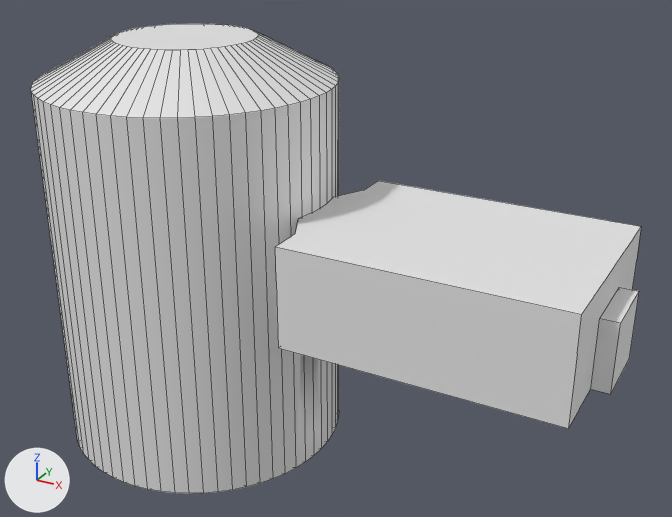
The FBX model Assets/Models/level_blockout.fbx, before and after one commit.
The view is the same before and after, from a camera (50 mm lens) standing at (16.91, -21.75, 18.41) and looking at (4.67, 0.51, 7.28). The axes (+X, +Y, +Z) are drawn at lower left. The lights are the same throughout. Mesh edges are drawn as thin lines. Materials are left out; every surface is plain grey. Vertices at the same position are counted once.

In view in the first picture: 'reactor_core'.
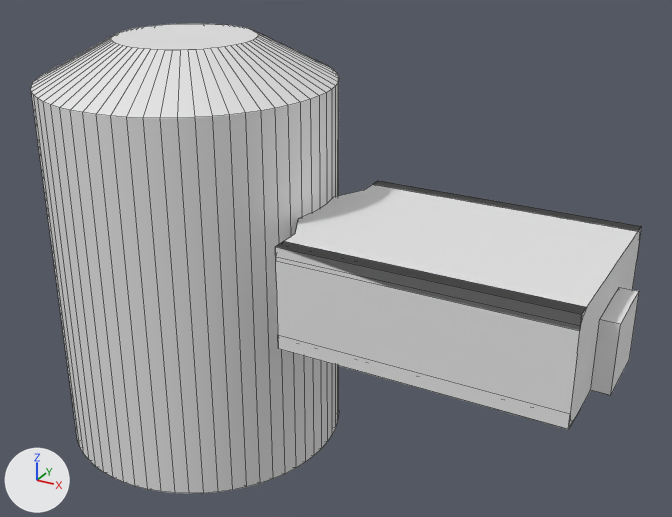
What changed in the scene script:
```text
Change me_cylinder:
    used by ob_reactor_core; location = (0.0, 0.0, -0.49)
    remove me_cylinder.from_pydata(...)  # 615 vertices, 428 faces; spans x -4.4..13.3, y -4.4..4.4, z 0.0..14.0
    add me_cylinder.from_pydata(...)  # 679 vertices, 459 faces; spans x -4.4..13.3, y -4.4..4.4, z 0.0..14.0
    me_cylinder part 1
    13 faces are deleted
    22 vertices are added at x 4.3..4.8, y -3.0..3.0, z 6.5..9.5
    14 new vertices lie (8.0, 0.0, 0.0) away from vertices in x 4.8, y -3.0..3.0, z 9.1..9.5
    30 new faces join them
```

Location of each change, [x1, y1, x2, y2] in pixels of the pictures (672 x 517 px):
part 1 of me_cylinder, built on: after [275, 181, 641, 331]
